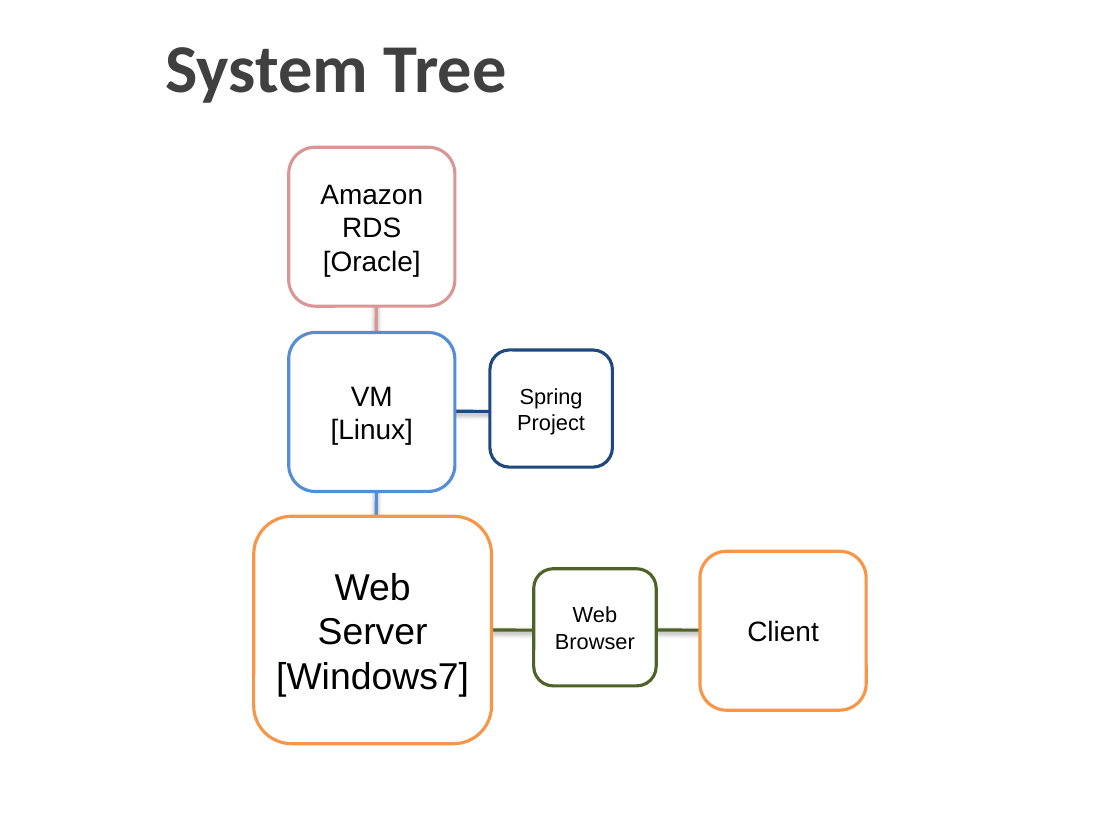
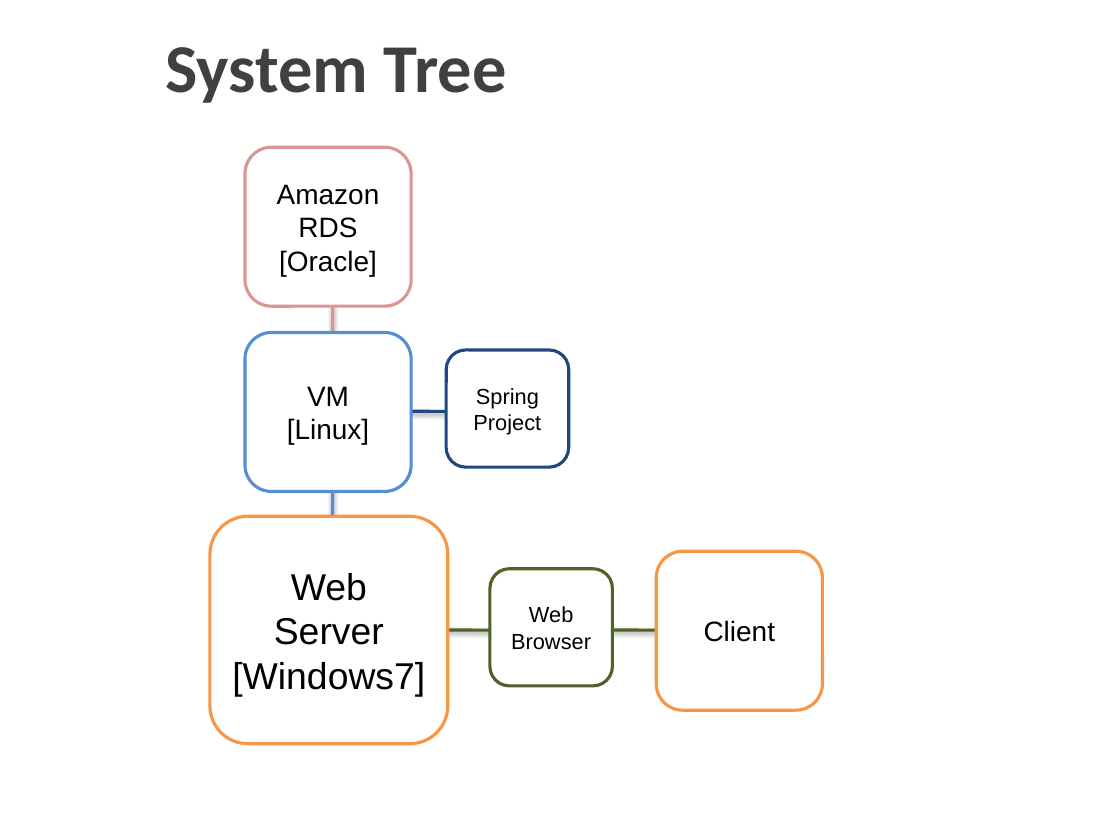
Before and after one commit to itbanked/H_Project, a slide deck: slide 4 of Info/TeamPPT_Final3.pptx. Drawn at 1120x840 pixels with LibreOffice and Linux fonts; fonts in the diff are those of the drawing; background and template pictures are left out. Boxes give left, top, right and bottom in pixels: in the first picture for what was removed or moved away, otherwise in the second. Text is boxed around its words. In the diff, an @@ line names an element or a change of style, - is before the commit and + after.

Commit message:
ppt final4

```diff
--- a/Info/TeamPPT_Final3.pptx
+++ b/Info/TeamPPT_Final3.pptx
@@ 6 rounded rectangles, 5 lines: place and size @@
-6 rounded rectangles, 5 lines at (254,147,866,744)
+6 rounded rectangles, 5 lines at (209,147,822,744)
```
Also in this commit, not shown: 1 other slide changed, 1 other file.
